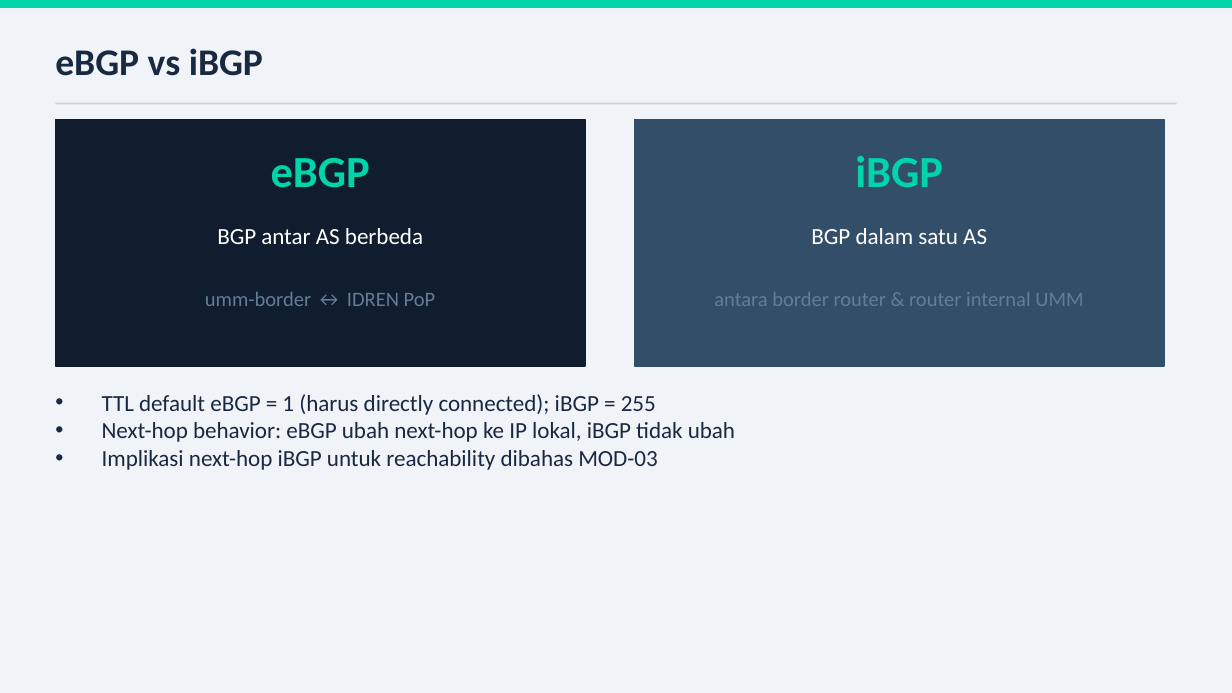
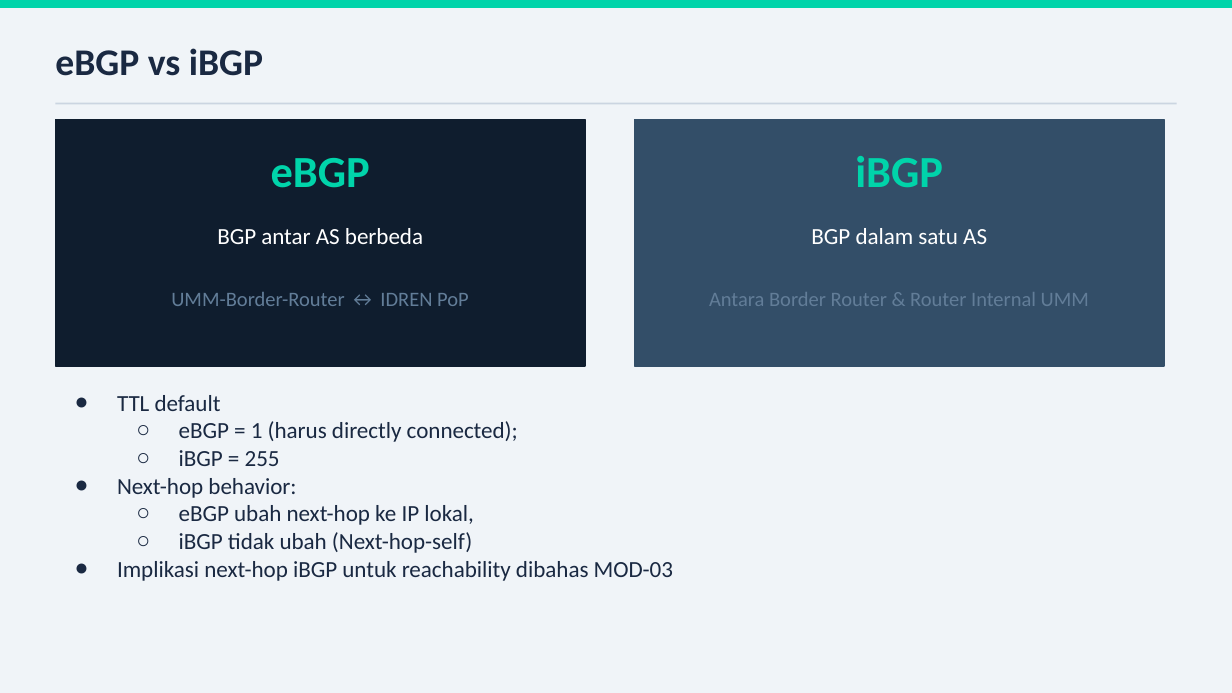
Before and after one commit to indi9o/bgp-workshop-labs, a slide deck: slide 14 of hari1/BGP-Workshop-Hari1.pptx. Drawn at 1232x693 pixels with LibreOffice and Linux fonts; fonts in the diff are those of the drawing. Boxes give left, top, right and bottom in pixels: in the first picture for what was removed or moved away, otherwise in the second. Text is boxed around its words. In the diff, an @@ line names an element or a change of style, - is before the commit and + after.

```diff
--- a/hari1/BGP-Workshop-Hari1.pptx
+++ b/hari1/BGP-Workshop-Hari1.pptx
@@ text at [171,292,469,306]: text changed @@
-umm-border ↔ IDREN PoP
+UMM-Border-Router ↔ IDREN PoP
@@ text at [709,292,1089,306]: text changed @@
-antara border router & router internal UMM
+Antara Border Router & Router Internal UMM
@@ text at [117,395,518,553]: text changed @@
-• TTL default eBGP = 1 (harus directly connected); iBGP = 255
-• Next-hop behavior: eBGP ubah next-hop ke IP lokal, iBGP tidak ubah
+● TTL default
+  ○ eBGP = 1 (harus directly connected);
+  ○ iBGP = 255
+● Next-hop behavior:
+  ○ eBGP ubah next-hop ke IP lokal,
+  ○ iBGP tidak ubah (Next-hop-self)
@@ text at [117,561,673,581]: bullet • to ● @@
```
Also in this commit, not shown: 24 other slides changed, 1 other file.
